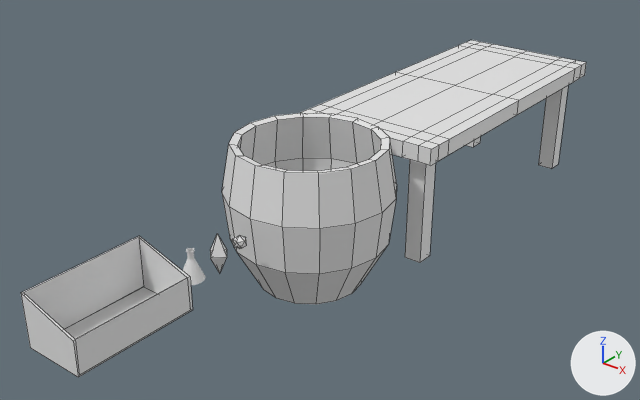
Renders of the Blender file Assets/Meshes/all_meshes.blend from each side of a commit.
One viewpoint serves both versions: a 50 mm lens placed at (1.74, -1.56, 1.35), pointed at (-0.13, 0.78, -0.11). The axes (+X, +Y, +Z) are drawn at lower right. The lights are the same throughout. Mesh edges are drawn as thin lines on the coarser meshes.

Before the edit, the objects in view are built like this:
```python
me_cube = bpy.data.meshes.new('Cube')
me_cube.from_pydata(...)  # 114 vertices, 112 faces; spans x -0.29..0.29, y -0.64..0.64, z -7.45..0.5
me_cube_001 = bpy.data.meshes.new('Cube.001')
me_cube_001.from_pydata([(-1.0, -1.0, -1.0), (-1.0, -1.0, 1.0), (-1.0, 1.0, -1.0), (-1.0, 1.0, 1.0), (1.0, -1.0, -2.11), (1.0, -1.0, 1.0), (1.0, 1.0, -2.11), (1.0, 1.0, 1.0)], [], [(0, 1, 3, 2), (2, 3, 7, 6), (6, 7, 5, 4), (4, 5, 1, 0), (7, 3, 1, 5)])
me_cylinder_003 = bpy.data.meshes.new('Cylinder.003')
me_cylinder_003.from_pydata(...)  # 65 vertices, 49 faces; spans x -0.3..0.3, y -0.315..0.955, z -0.264..0.261
ob_cauldron = bpy.data.objects.new('Cauldron', me_cylinder_003)
ob_cauldron.location = (0.0, 0.577, -0.027)
_m = ob_cauldron.modifiers.new('Solidify', 'SOLIDIFY')
_m.thickness = 0.03
ob_cube = bpy.data.objects.new('Cube', me_cube)
ob_cube.location = (0.0, 1.5, 0.151)
ob_cube.scale = (1.0, 1.0, 0.0612)
ob_ingredient_box = bpy.data.objects.new('Ingredient_box', me_cube_001)
ob_ingredient_box.location = (0.0, -0.302, 0.0)
ob_ingredient_box.rotation_euler = (0.0, 0.0, 3.142)  # degrees (0, 0, 180)
ob_ingredient_box.scale = (0.104, 0.202, -0.0555)
_m = ob_ingredient_box.modifiers.new('Solidify', 'SOLIDIFY')
_m.thickness = 0.05
```
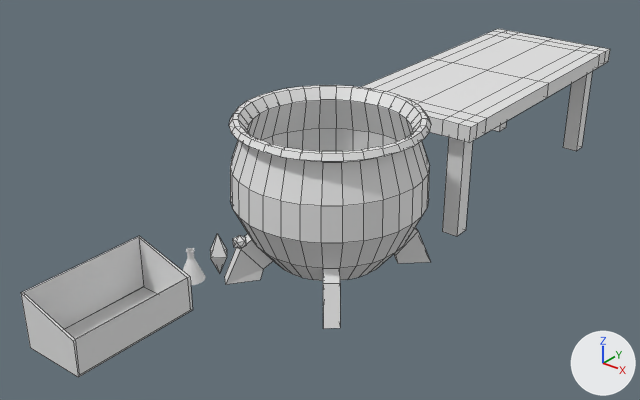
Commit message: Better cauldron mesh

Pixel boxes [x1, y1, x2, y2] of what changed, in the pictures (640 x 400 px):
```json
{"object": "Cylinder", "change": "added", "after": [225, 85, 431, 329]}
{"object": "Cauldron", "change": "hidden", "before": [222, 113, 397, 304]}
{"object": "Cube", "change": "moved", "before": [301, 40, 586, 263], "after": [362, 29, 610, 236]}
```

The change, as JSON lines over the scene's bpy script:
```json
{"op": "add", "block": "me_cylinder", "code": ["me_cylinder = bpy.data.meshes.new('Cylinder')", "me_cylinder.from_pydata(...)  # 480 vertices, 486 faces; spans x -0.34..0.34, y -0.34..0.34, z -0.99..1.16"]}
{"op": "add", "block": "ob_cauldron", "code": "ob_cauldron.hide_set(True)"}
{"op": "set", "path": "ob_cube.location", "old": "(0.0, 1.5, 0.151)", "new": "(0.0, 1.765, 0.151)"}
{"op": "add", "block": "ob_cylinder", "code": ["ob_cylinder = bpy.data.objects.new('Cylinder', me_cylinder)", "ob_cylinder.location = (0.0, 0.67, -0.033)", "ob_cylinder.scale = (1.02, 1.02, 0.279)"]}
```
